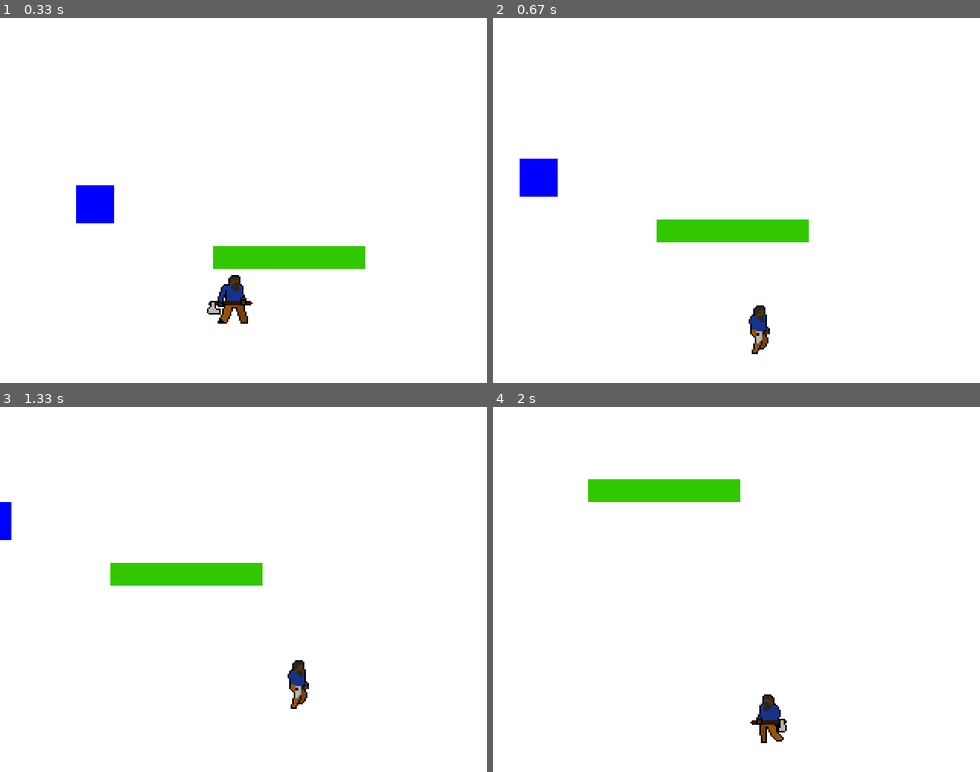
Above: before the commit, frames 1-4 (two rows, left to right).
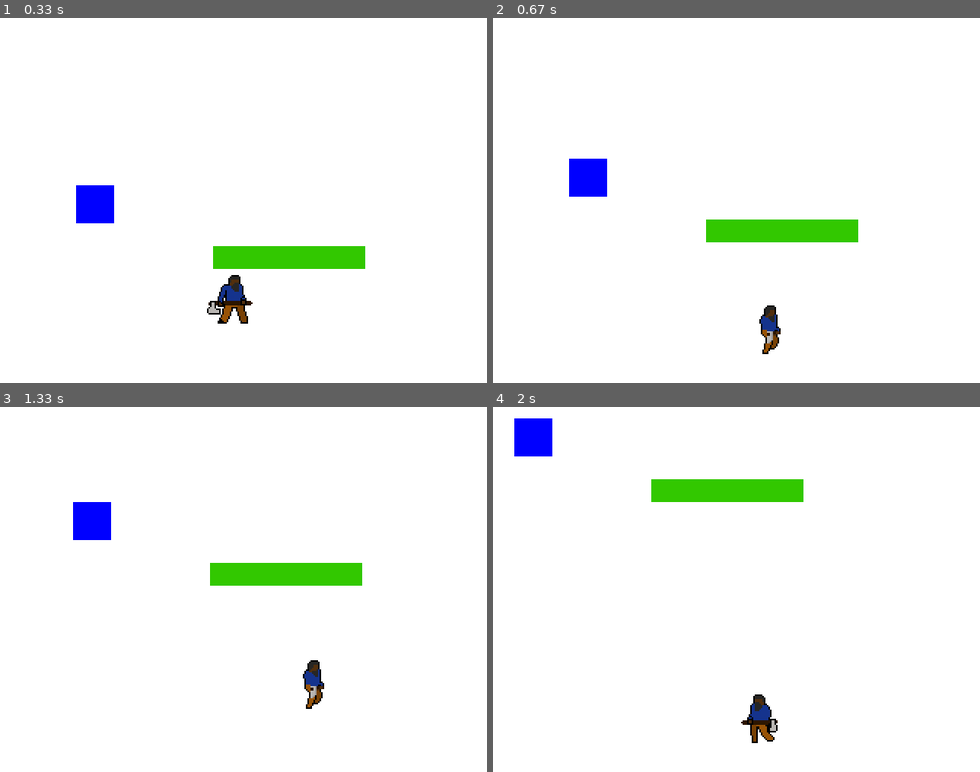
Above: after the commit, the same moments.

Repository: hclucao/my_fist_pygame
Game: pygame game, started from index.py
Two runs of this game, one before a commit and one after it. Both use one fixed random seed, a clock stepped at 60 frames per second and the inputs below.
Inputs:
- Up to frame 1 (0.33 s): no input
- Up to frame 2 (0.67 s): hold D from 0.33 s (still down)
- Up to frame 3 (1.33 s): release D at 0.8 s; hold W 0.83-1.13 s; hold D from 1.17 s (still down)
- Up to frame 4 (2 s): release D at 1.63 s; hold A from 1.67 s (still down)

Frame 1 is identical in both runs. In frame 2, 3.5% of the frame differs, in the area x 5-75%, y 38-93%; in frame 3, 4.4%, in the area x 0-75%, y 26-83%; in frame 4, 3.1%.

Commit message:
atualizando movimentação

Diff:
--- a/player.py
+++ b/player.py
@@ -46,19 +46,17 @@
             if self.right == True:
                 self.walkingr(64)
                 if self.pos_x > 400:
-                    word_movement[0] -=5
+                    word_movement[0] -= 4
                 else:
-                    player_movement[0] += 3
-                    word_movement[0] -= 5
+                    player_movement[0] += 4
 
             ###self.left moviment
             if self.left == True:
                 self.walkingr(96)
                 if self.pos_x < 200:
-                    word_movement[0] += 5
+                    word_movement[0] += 4
                 else:
-                    player_movement[0] -= 3
-                    word_movement[0] += 5
+                    player_movement[0] -= 4
 
         ###self.up moviment
         if self.up == True:
